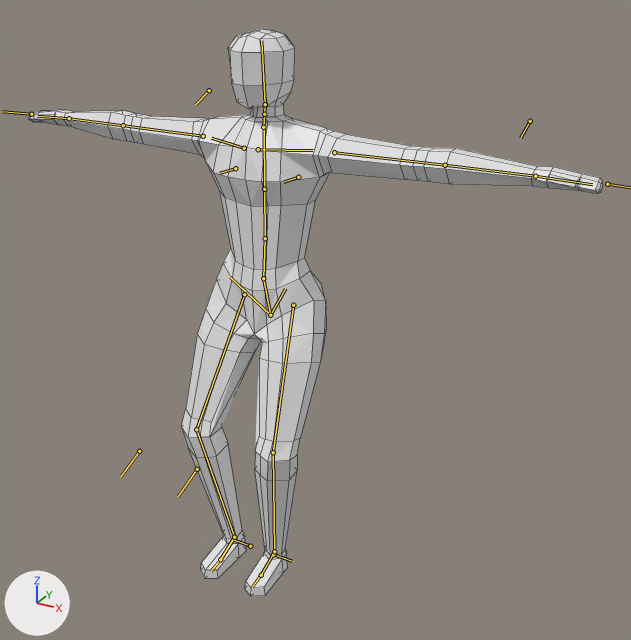
What one commit did to the Blender file Assets/Models/Environment/Character01_Sculpt2_Rig_Combined.blend.
One viewpoint serves both versions: a camera (50 mm lens) standing at (2.8, -4.25, 4.19) and looking at (0.32, 0.24, 1.95). Every picture has the same lights, and +X, +Y and +Z are marked at lower left. The bones that bend it are drawn over the model as lines. Mesh edges are drawn as thin lines.
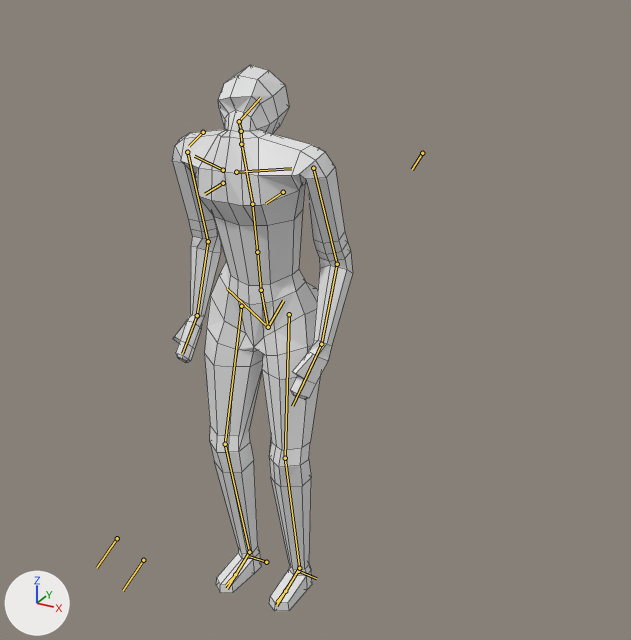
The newer file adds an action. The first version stands in its rest pose; the second is drawn at frame 12 of the action 'metarigAction.001'.

Where the change shows, as pixel boxes [x1, y1, x2, y2] in the pictures (631 x 640 px):
'Cube', posed (68% narrower)
    before: [29, 29, 603, 597]
    after: [172, 65, 353, 612]
bone 'spine', root to tip
    before: (270, 315) to (263, 278)
    after: (268, 327) to (261, 290)
bone 'spine.001', root to tip
    before: (263, 278) to (265, 238)
    after: (261, 290) to (257, 252)
bone 'spine.002', root to tip
    before: (265, 238) to (264, 189)
    after: (257, 252) to (252, 204)
bone 'spine.003', root to tip
    before: (264, 189) to (264, 128)
    after: (252, 204) to (242, 146)
bone 'spine.006', root to tip
    before: (265, 104) to (261, 40)
    after: (239, 121) to (260, 97)
bone 'forearm.R', root to tip
    before: (123, 125) to (69, 118)
    after: (208, 241) to (197, 315)
bone 'thigh.L', root to tip
    before: (293, 305) to (273, 452)
    after: (289, 314) to (285, 458)
bone 'shin.R', root to tip
    before: (196, 429) to (234, 537)
    after: (225, 444) to (249, 552)
bone 'hand_IK_R', root to tip
    before: (31, 114) to (2, 111)
    after: (197, 315) to (182, 353)
bone 'foot_IK', root to tip
    before: (274, 551) to (261, 575)
    after: (299, 568) to (276, 605)
bone 'foot_IK_R', root to tip
    before: (234, 537) to (220, 559)
    after: (249, 552) to (227, 588)
bone 'foot_IK_R_Hint', root to tip
    before: (139, 451) to (120, 477)
    after: (117, 538) to (96, 568)
bone 'foot_IK_L_Hint', root to tip
    before: (197, 469) to (178, 496)
    after: (143, 560) to (123, 590)
bone 'elbow_IK_L_Hint', root to tip
    before: (530, 121) to (520, 138)
    after: (422, 153) to (412, 169)

The edits, one by one:
Bone 'spine' (bone_spine) moves from (0.0, 0.0, 0.0) to (0.018, -0.01, 0.05).
Bone 'spine.001' (bone_spine_001) turns from (0, 0, 0) to (11, -3, 0) degrees about its own x, y and z.
Bone 'spine.002' (bone_spine_002) turns from (0, 0, 0) to (-4, 0, 0) degrees about its own x, y and z.
Bone 'spine.003' (bone_spine_003) turns from (0, 0, 0) to (5, -2, 2) degrees about its own x, y and z.
Bone 'spine.006' (bone_spine_006) turns from (0, 0, 0) to (-92, 16, 3) degrees about its own x, y and z.
Bone 'forearm.R' (bone_forearm_r) turns from (0, 0, 0) to (43, 25, 7) degrees about its own x, y and z.
Bone 'thigh.L' (bone_thigh_l) moves from (0.0, 0.0, 0.0) to (-0.012, -0.006, 0.004).
Bone 'shin.R' (bone_shin_r) turns from (0, 0, 0) to (-3, 3, 1) degrees about its own x, y and z.
Bone 'hand_IK' (bone_hand_ik) moves from (0.0, 0.0, 0.0) to (0.589, -0.731, 0.182).
Bone 'hand_IK' (bone_hand_ik) turns from (0, 0, 0) to (42, 24, -77) degrees about its own x, y and z.
Bone 'hand_IK' (bone_hand_ik) is rescaled from (1.0, 1.0, 1.0) to (1.36, 1.36, 1.36).
Bone 'hand_IK_R' (bone_hand_ik_r) moves from (0.0, 0.0, 0.0) to (-0.643, -0.778, 0.068).
Bone 'hand_IK_R' (bone_hand_ik_r) turns from (0, 0, 0) to (52, 12, 117) degrees about its own x, y and z.
Bone 'foot_IK' (bone_foot_ik) moves from (0.0, 0.0, 0.0) to (0.077, -0.013, 0.089).
Bone 'foot_IK' (bone_foot_ik) turns from (0, 0, 0) to (-2, 2, 2) degrees about its own x, y and z.
Bone 'foot_IK' (bone_foot_ik) is rescaled from (1.0, 1.0, 1.0) to (1.61, 1.61, 1.61).
Bone 'foot_IK_R' (bone_foot_ik_r) moves from (0.0, 0.0, 0.0) to (0.042, -0.002, 0.087).
Bone 'foot_IK_R' (bone_foot_ik_r) turns from (0, 0, 0) to (-2, 5, 0) degrees about its own x, y and z.
Bone 'foot_IK_R' (bone_foot_ik_r) is rescaled from (1.0, 1.0, 1.0) to (1.61, 1.61, 1.61).
Bone 'foot_IK_R_Hint' (bone_foot_ik_r_hint) moves from (0.0, 0.0, 0.0) to (0.055, 0.246, 0.093).
Bone 'foot_IK_L_Hint' (bone_foot_ik_l_hint) moves from (0.0, 0.0, 0.0) to (-0.058, 0.268, 0.121).
Bone 'elbow_IK_L_Hint' (bone_elbow_ik_l_hint) moves from (0.0, 0.0, 0.0) to (-0.383, 0.039, 0.15).
